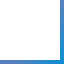
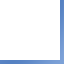
The second (64, 64) image is a revision of the first. Changes to its layers:
added layer "Layer 0 copy" above "Layer 0" over [0, 0, 64, 64]
hid "Layer 0" over [0, 0, 64, 64]
